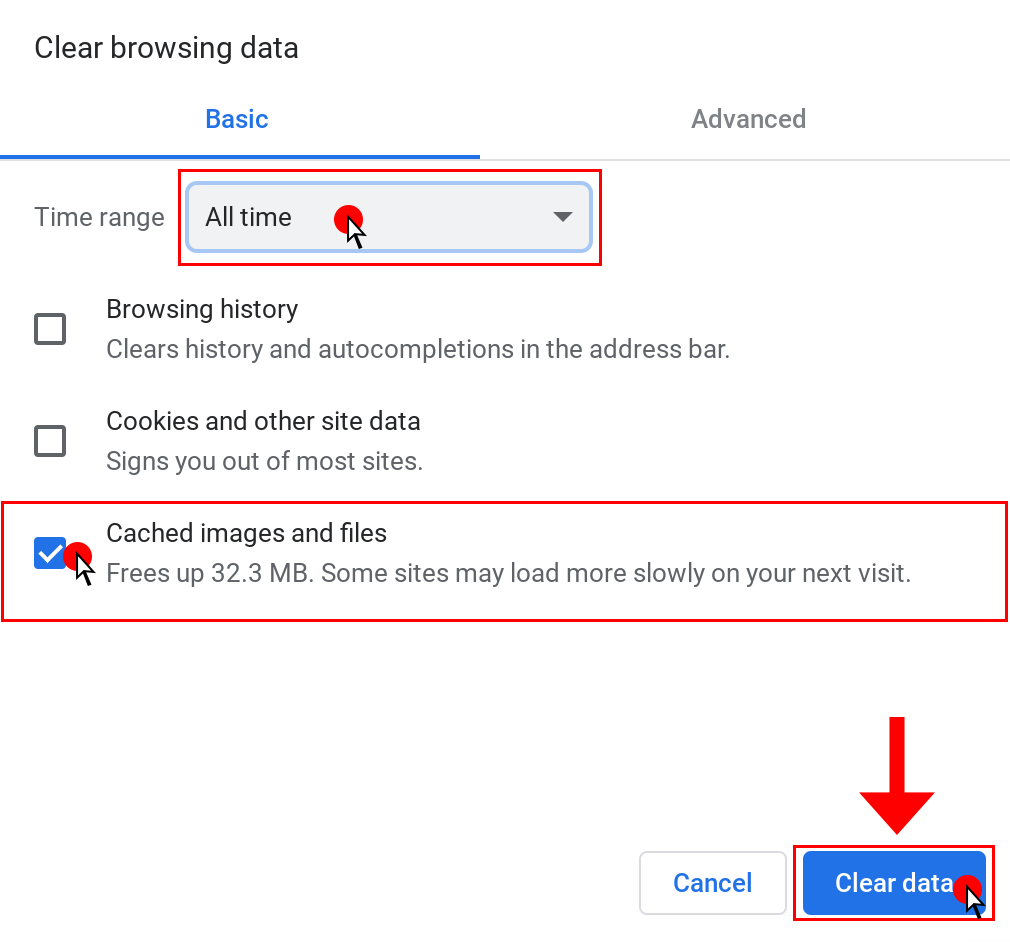
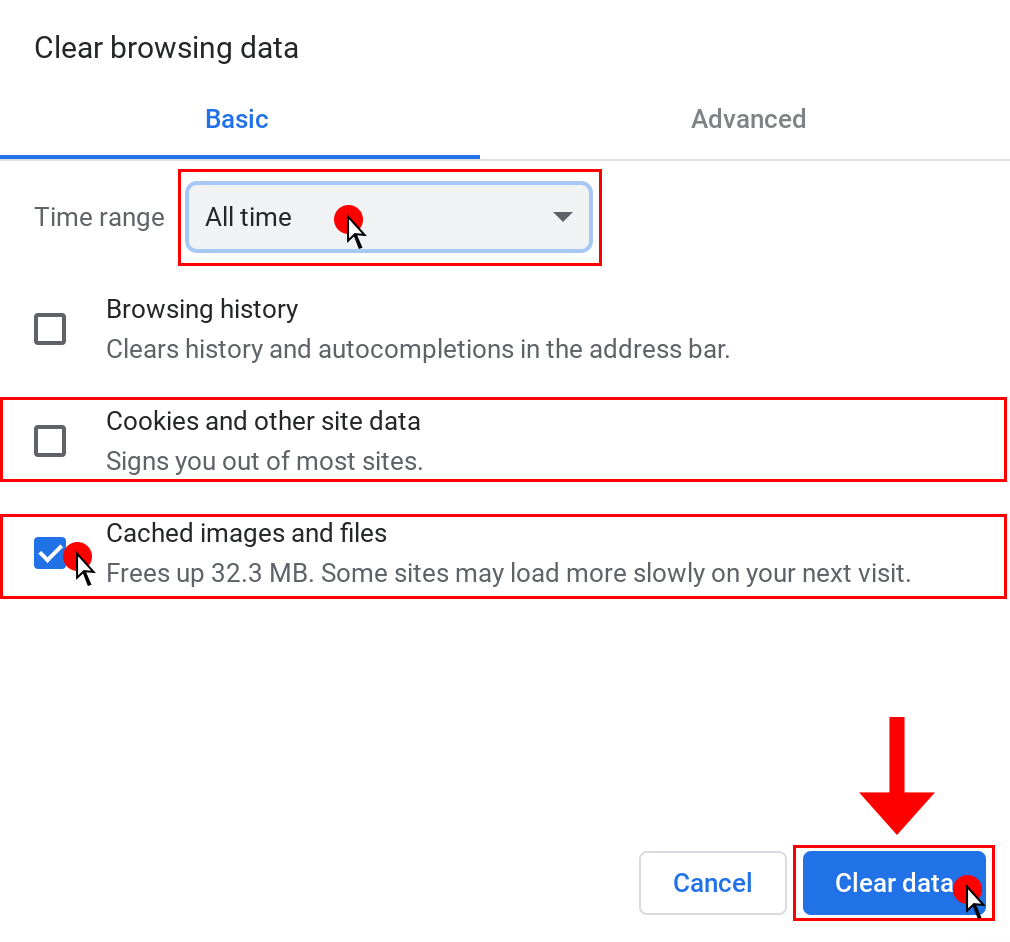
Two versions of the same layered image (w=1010, h=942). Layer-by-layer changes:
added layer "Rectangle 1 copy 3" above "Rectangle 1" over [left=0, top=397, right=1007, bottom=482]
painted on "Rectangle 1" over [left=0, top=501, right=1008, bottom=622]
